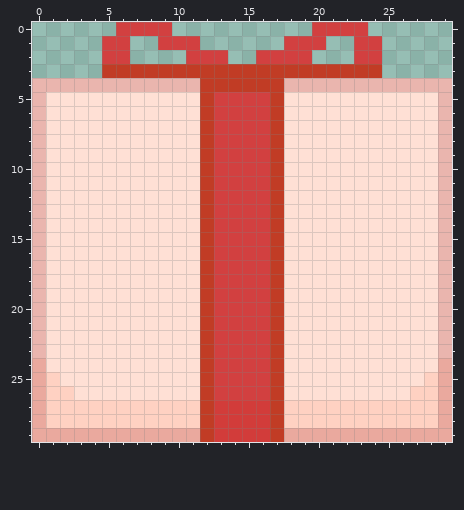
A pixel-art sprite gets an edit: Assets/Sprites/Box.png. The first picture shows the starting point.
The file is 30x30 pixels. Colours within 5 levels of each other are drawn and written as one.
The result:
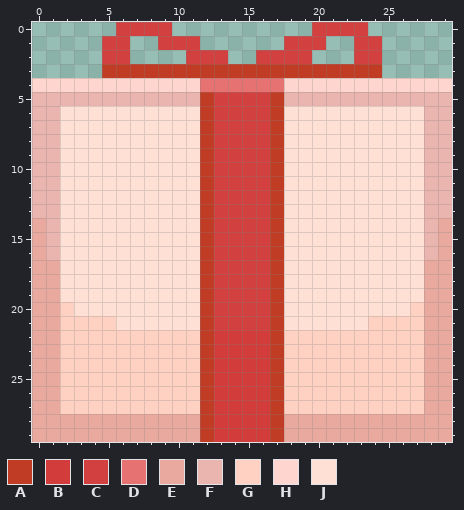
Palette (. is transparent): A #c13c25  B #d23c3a  C #d24040  D #e77272  E #eaa99e  F #eab5ae  G #ffd1c2  H #ffd5cf  J #ffe0d5
What changed:
The author changed colour C to colour B in rows 22 to 26 at x 13 to 16.
The author changed colour A to colour D in row 4 at x 12 to 17.
The author changed colour F to colour E in rows 14 to 23 at x 0 and 29.
The author changed colour G to colour E in rows 25 to 27 at x 1 and 28; in row 28 at x 1 to 11 and 18 to 28.
The author changed colour J to colour E in rows 17 to 24 at x 1 and 28.
The author changed colour J to colour F in row 5 at x 1 to 11 and 18 to 28; in rows 6 to 16 at x 1 and 28.
The author changed colour J to colour G in row 20 at x 2 and 27; in row 21 at x 2 to 5 and 24 to 27; in rows 22 to 25 at x 2 to 11 and 18 to 27; in row 26 at x 3 to 11 and 18 to 26.
The author changed colour F to colour H in row 4 at x 0 to 11 and 18 to 29.
